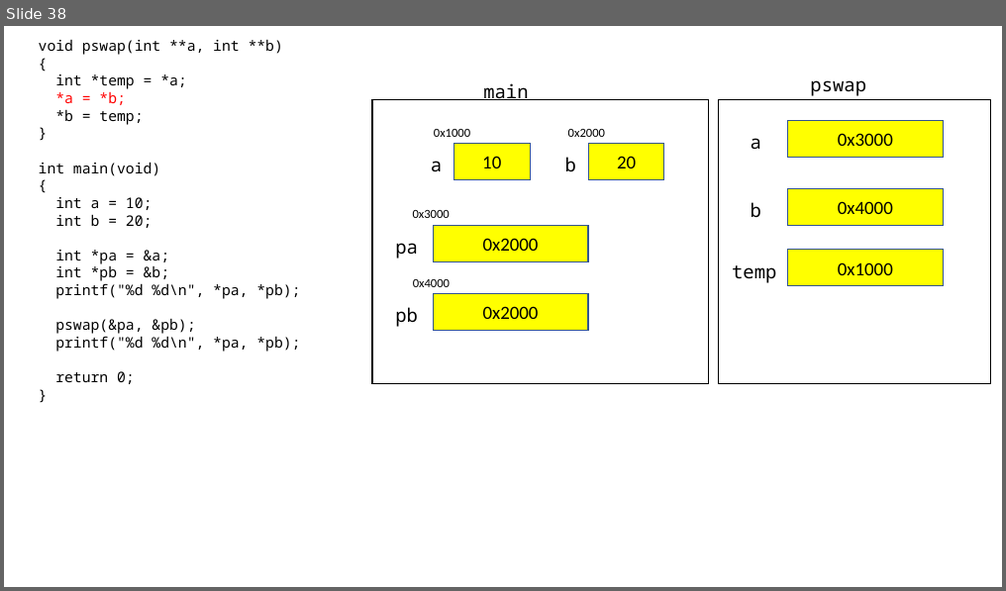
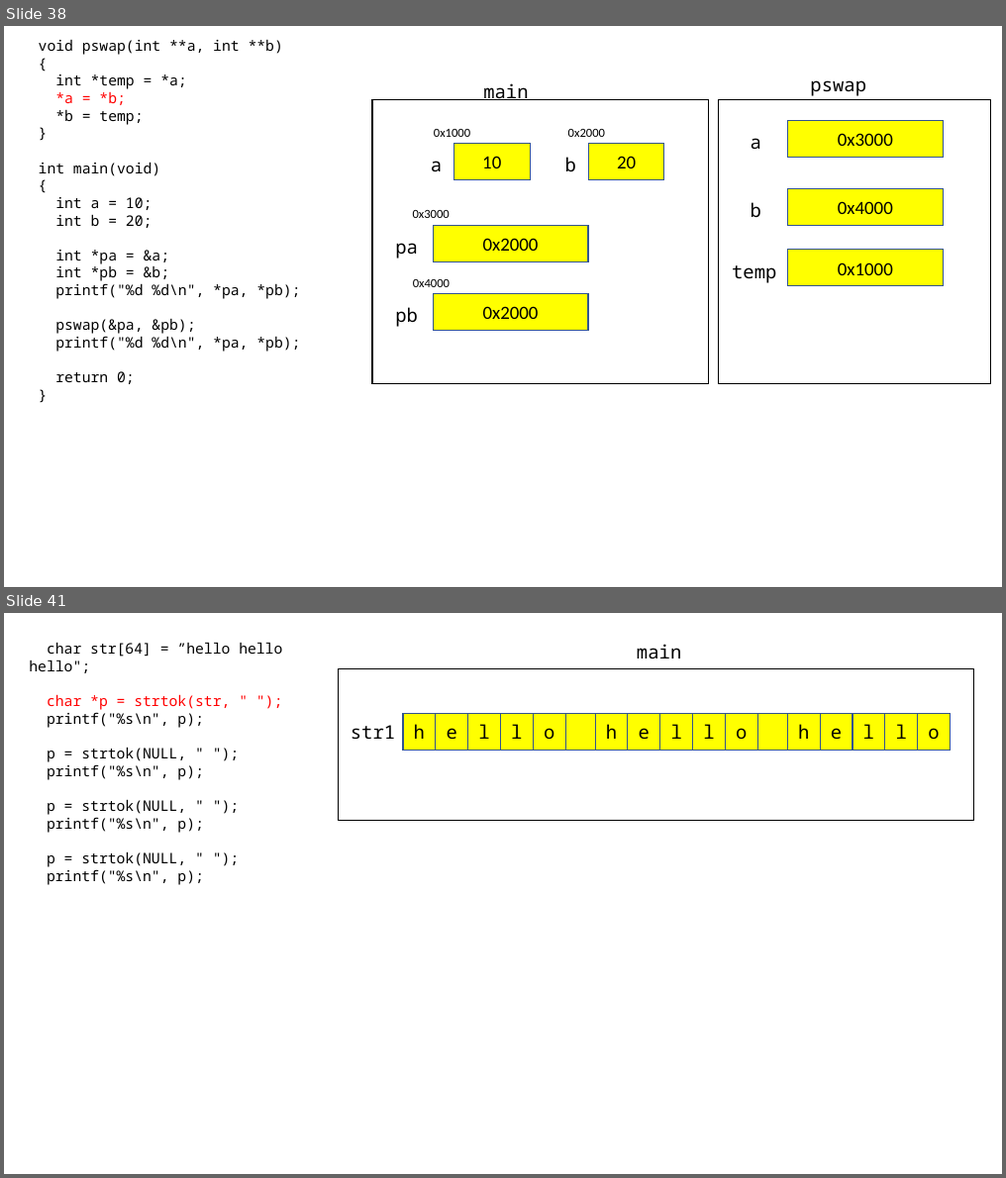
Before and after one commit to Seyoung9304/hyundai_swip, a slide deck: 230216.pptx. Shown one above the other, each under a label of ours: slide 38 before the commit, slides 38 and 41 after it; the slides between them are not shown. The pictures are 1006x591 and 1006x1178 pixels, drawn with LibreOffice and Linux fonts; fonts in the diff are those of the drawing. Boxes give left, top, right and bottom in pixels: in the first picture for what was removed or moved away, otherwise in the second. Text is boxed around its words. In the diff, an @@ line names an element or a change of style, - is before the commit and + after.

```diff
--- a/230216.pptx
+++ b/230216.pptx
@@ slide 41 added at [4,613,1002,1174], background #FFFFFF @@
@@ text added at [29,642,282,885], 14 pt, text #000000 @@
+char str[64] = ”hello hello hello";
+char *p = strtok(str, " ");
+printf("%s\n", p);
+p = strtok(NULL, " ");
+printf("%s\n", p);
+p = strtok(NULL, " ");
+printf("%s\n", p);
+p = strtok(NULL, " ");
+printf("%s\n", p);
@@ rectangle added at [339,669,974,820], fill #FFFFFF, outline #000000 1 pt @@
@@ text added at [637,644,681,659], 18 pt, text #000000 @@
+main
@@ text added at [350,725,395,740], 18 pt, text #000000 @@
+str1
@@ rectangle added at [403,713,436,750], fill #FFFF00, outline #325491 1 pt, 18 pt, text #000000 @@
+h
@@ rectangle added at [436,713,467,750], fill #FFFF00, outline #325491 1 pt, 18 pt, text #000000 @@
+e
@@ rectangle added at [468,713,500,750], fill #FFFF00, outline #325491 1 pt, 18 pt, text #000000 @@
+l
@@ rectangle added at [500,713,533,750], fill #FFFF00, outline #325491 1 pt, 18 pt, text #000000 @@
+l
@@ rectangle added at [534,713,565,750], fill #FFFF00, outline #325491 1 pt, 18 pt, text #000000 @@
+o
@@ rectangle added at [565,713,598,750], fill #FFFF00, outline #325491 1 pt @@
@@ rectangle added at [595,713,628,750], fill #FFFF00, outline #325491 1 pt, 18 pt, text #000000 @@
+h
@@ rectangle added at [628,713,659,750], fill #FFFF00, outline #325491 1 pt, 18 pt, text #000000 @@
+e
@@ rectangle added at [660,713,693,750], fill #FFFF00, outline #325491 1 pt, 18 pt, text #000000 @@
+l
@@ rectangle added at [693,713,725,750], fill #FFFF00, outline #325491 1 pt, 18 pt, text #000000 @@
+l
@@ rectangle added at [726,713,757,750], fill #FFFF00, outline #325491 1 pt, 18 pt, text #000000 @@
+o
@@ rectangle added at [757,713,790,750], fill #FFFF00, outline #325491 1 pt @@
@@ rectangle added at [788,713,820,750], fill #FFFF00, outline #325491 1 pt, 18 pt, text #000000 @@
+h
@@ rectangle added at [820,713,852,750], fill #FFFF00, outline #325491 1 pt, 18 pt, text #000000 @@
+e
@@ rectangle added at [853,713,885,750], fill #FFFF00, outline #325491 1 pt, 18 pt, text #000000 @@
+l
@@ rectangle added at [885,713,918,750], fill #FFFF00, outline #325491 1 pt, 18 pt, text #000000 @@
+l
@@ rectangle added at [918,713,949,750], fill #FFFF00, outline #325491 1 pt, 18 pt, text #000000 @@
+o
```
Also in this commit, not shown: 1 slide changed, 2 other slides added, 1 other file.
